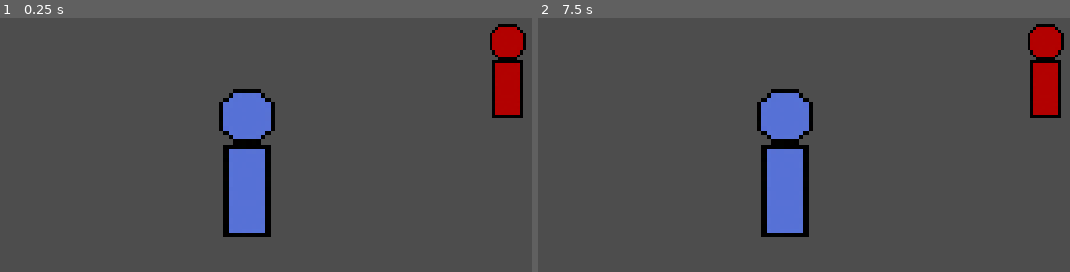
Above: before the commit, frames 1-2 (left to right).
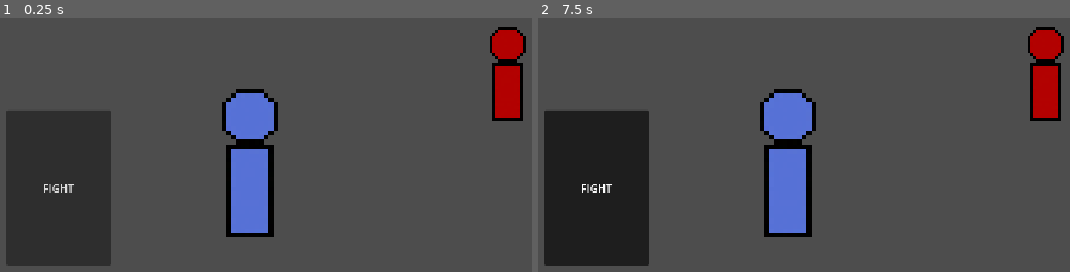
Above: after the commit, the same moments.

Repository: Vix-txt/prototype-of-dftb
Game: Godot game, scene res://scenes/game.tscn
The game is run twice, just before and just after one commit, with the same random seed, the same clock (stepped at 60 frames per second) and the same inputs.
Inputs (mouse positions are in pixels of both pictures, inside the frame that each line leads up to):
- Up to frame 1 (0.25 s): no input
- Up to frame 2 (7.5 s): click (596, 188) at 0.5 s, where only the run after the commit has a clickable "FIGHT"; click (596, 188) at 1.25 s, where only the run after the commit has a clickable "FIGHT"; click (596, 188) at 2 s, where only the run after the commit has a clickable "FIGHT"; tap Enter (attack) at 2.75, 3.6, 4.25, 5.1, 5.75, 6.6 s; hold Enter (attack) 2.78-3.53 s; tap Space at 3.5, 5, 6.5 s; hold Enter (attack) 4.28-5.03 s; hold Enter (attack) 5.78-6.53 s; hold Enter (attack) from 7.28 s (still down)

The runs differ from the first frame. In frame 1, 14% of the frame differs, in the area x 1-99%, y 2-98%; in frame 2, 14%.

Commit message:
added 'fight' button

Diff:
--- /dev/null
+++ b/scenes/BattleUI.tscn
@@ -0,0 +1,28 @@
+[gd_scene format=3 uid="uid://caa31dheww1xs"]
+
+[ext_resource type="Script" uid="uid://bcgn10qf52dy6" path="res://scenes/fight_button.gd" id="1_d17lq"]
+
+[node name="BattleUI" type="CanvasLayer" unique_id=329322007]
+
+[node name="Control" type="Control" parent="." unique_id=869139481]
+layout_mode = 3
+anchors_preset = 15
+anchor_right = 1.0
+anchor_bottom = 1.0
+offset_right = -1152.0
+offset_bottom = -648.0
+grow_horizontal = 2
+grow_vertical = 2
+
+[node name="FightButton" type="Button" parent="Control" unique_id=2047318990]
+layout_mode = 1
+offset_left = 114.0
+offset_top = 310.0
+offset_right = 265.0
+offset_bottom = 534.0
+pivot_offset = Vector2(549, -62)
+action_mode = 0
+text = "FIGHT"
+script = ExtResource("1_d17lq")
+
+[connection signal="pressed" from="Control/FightButton" to="Control/FightButton" method="_on_pressed"]
--- a/scenes/battle_manager.gd
+++ b/scenes/battle_manager.gd
@@ -1,7 +1,7 @@
 extends Node2D
 
-@onready var player:= $"../player"
-@onready var enemy:= $"../enemy"
+@onready var player:= %"player"
+@onready var enemy:= %"enemy"
 var turn:= "player"
 var dead:= false
 
--- /dev/null
+++ b/scenes/fight_button.gd
@@ -0,0 +1,13 @@
+extends Button
+
+@onready var battlemanager:= $"../../../BattleManager"
+
+# Called when the node enters the scene tree for the first time.
+func _ready() -> void:
+	pass # Replace with function body.
+
+func attack():
+	battlemanager.playerattack()
+
+func _on_pressed() -> void:
+	attack()
--- a/scenes/game.tscn
+++ b/scenes/game.tscn
@@ -5,16 +5,24 @@
 [ext_resource type="PackedScene" uid="uid://dncm0j7edqabg" path="res://scenes/enemy.tscn" id="2_yqjtg"]
 [ext_resource type="Script" uid="uid://is0l0ilsi6gp" path="res://scenes/battle_manager.gd" id="4_iywne"]
 [ext_resource type="Script" uid="uid://dbeb4m46ea0kt" path="res://scenes/enemy.gd" id="4_p57ef"]
+[ext_resource type="PackedScene" uid="uid://caa31dheww1xs" path="res://scenes/BattleUI.tscn" id="6_p57ef"]
 
 [node name="Game" type="Node2D" unique_id=202316591]
 
 [node name="Camera2D" type="Camera2D" parent="." unique_id=174772507]
 
 [node name="player" parent="." unique_id=1553527496 instance=ExtResource("1_uwrxv")]
+unique_name_in_owner = true
+position = Vector2(4, 0)
 script = ExtResource("2_lbhrr")
 
 [node name="enemy" parent="." unique_id=1856950119 instance=ExtResource("2_yqjtg")]
+unique_name_in_owner = true
+position = Vector2(0, 4)
 script = ExtResource("4_p57ef")
 
 [node name="BattleManager" type="Node2D" parent="." unique_id=558053368]
+position = Vector2(-4, -1)
 script = ExtResource("4_iywne")
+
+[node name="BattleUI" parent="." unique_id=1484319620 instance=ExtResource("6_p57ef")]
--- a/scenes/player.gd
+++ b/scenes/player.gd
@@ -1,6 +1,6 @@
 extends Node2D
 @onready var bttlmng:= $"../BattleManager"
-@onready var enemy:= $"../enemy"
+@onready var enemy:= %"enemy"
 var health:= 120
 var max_health:= 120
 var damage:= 25
Not shown, added: scenes/fight_button.gd.uid
